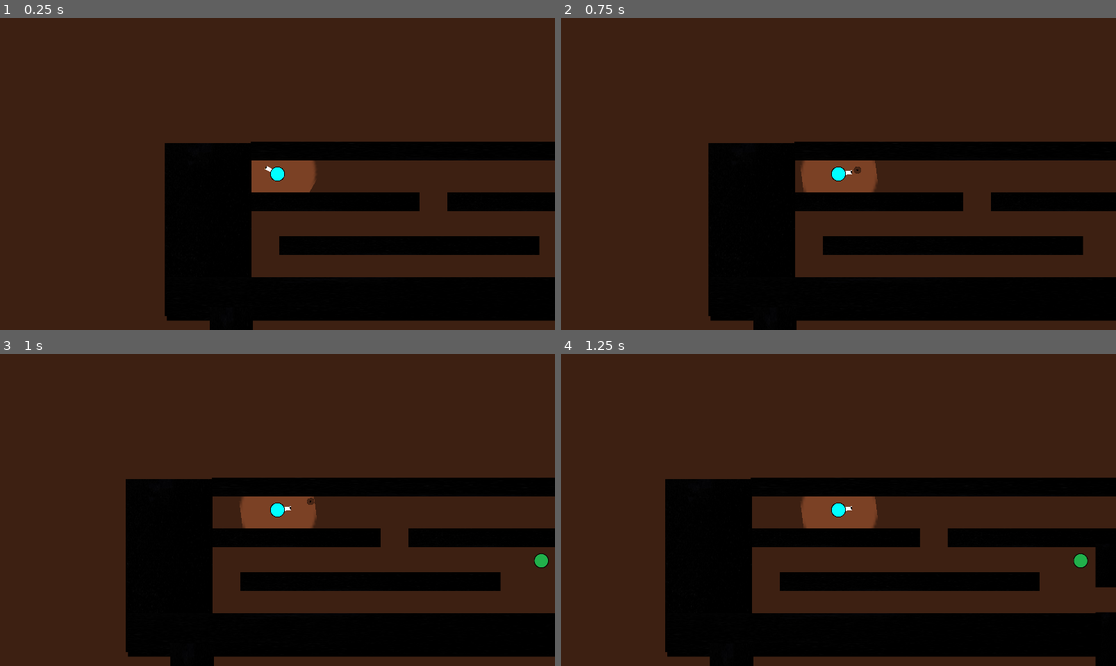
Above: before the commit, frames 1-4 (two rows, left to right).
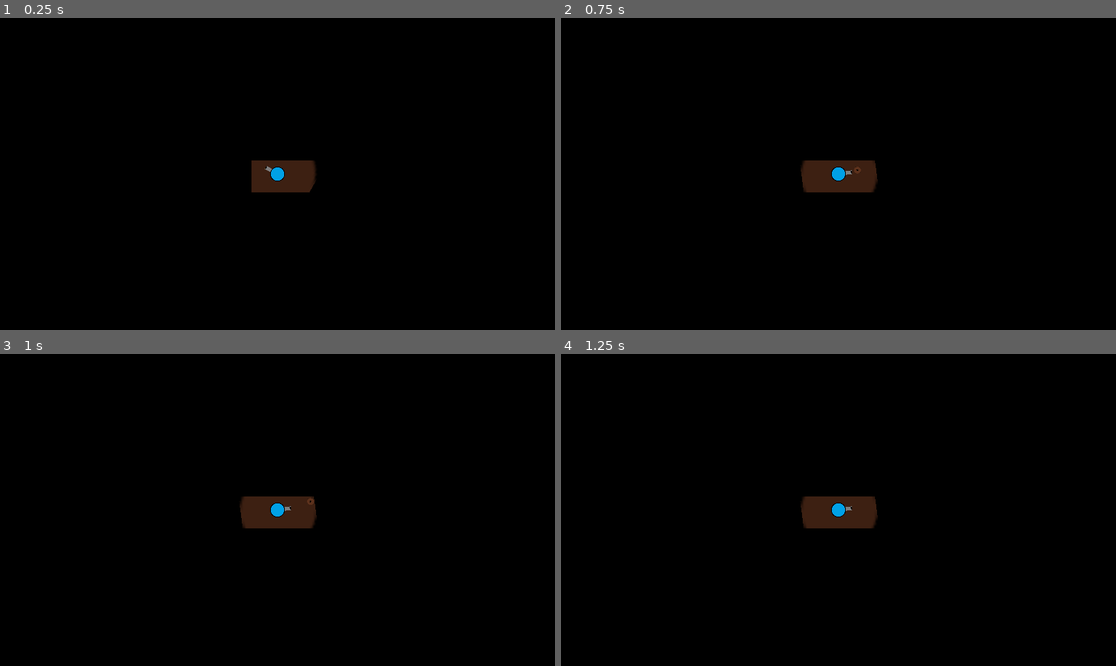
Above: after the commit, the same moments.

Repository: Jey-but-on-github/TP-2-jeux-2D
Game: Godot game, scene res://Scene/Maps/Lvl4.tscn
Two runs of this game, one before a commit and one after it. Both use one fixed random seed, a clock stepped at 60 frames per second and the inputs below. This scene is started directly instead of the project's main scene.
Inputs (mouse positions are in pixels of both pictures, inside the frame that each line leads up to):
- Up to frame 1 (0.25 s): no input
- Up to frame 2 (0.75 s): tap Enter at 0.5 s; move the mouse to (960, 158) at 0.52 s; hold D (right) from 0.53 s (still down); tap F (fire) at 0.6 s
- Up to frame 3 (1 s): keep holding D (right)
- Up to frame 4 (1.25 s): keep holding D (right)

The runs differ from the first frame. In frame 1, 74% of the frame differs, in the area x 0-100%, y 0-100%; in frame 2, 73%; in frame 3, 72%; in frame 4, 71%.

Commit message:
make it real dark

Diff:
--- a/Scene/Maps/Lvl4.tscn
+++ b/Scene/Maps/Lvl4.tscn
@@ -123,3 +123,4 @@
 scale = Vector2( 0.5, 0.2 )
 
 [node name="CanvasModulate" type="CanvasModulate" parent="."]
+color = Color( 0, 0, 0, 1 )
